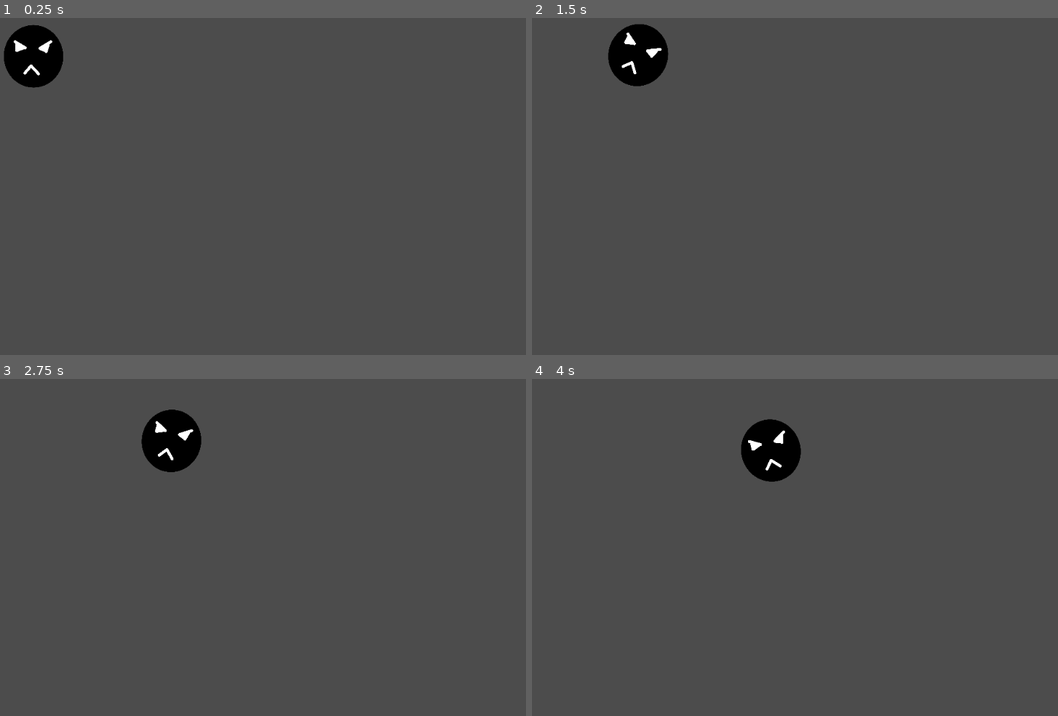
Above: before the commit, frames 1-4 (two rows, left to right).
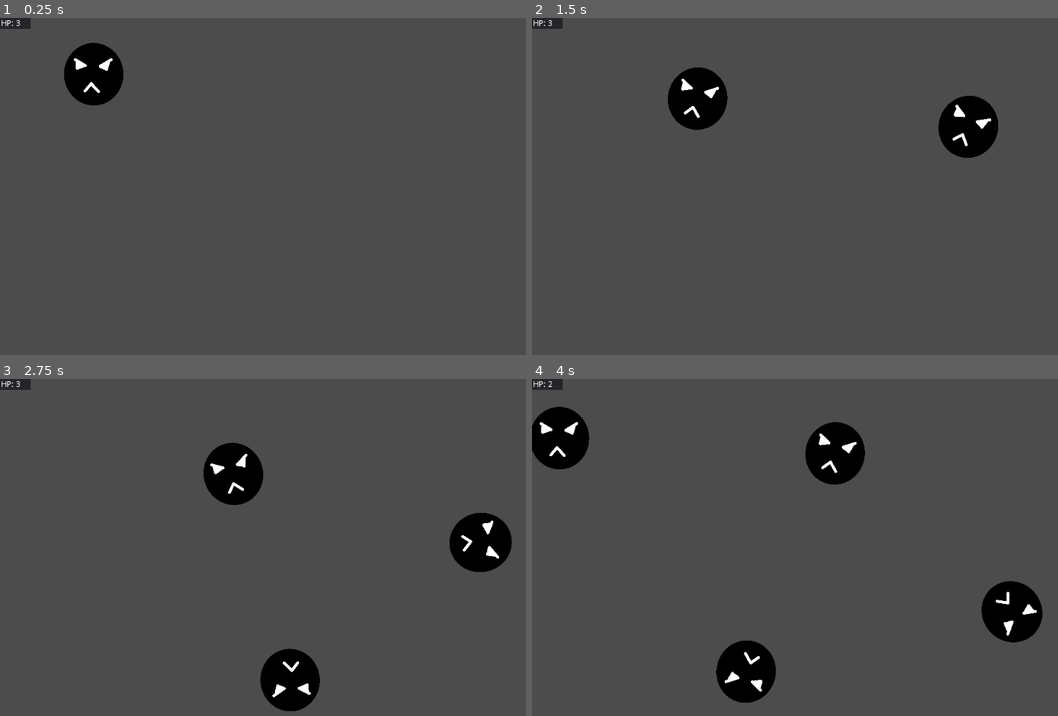
Above: after the commit, the same moments.

Repository: Paspartout/GWJ32
Game: Godot game, scene res://Scenes/World.tscn
Two runs of this game, one before a commit and one after it. Both use one fixed random seed, a clock stepped at 60 frames per second and the inputs below.
Inputs:
- Up to frame 1 (0.25 s): no input
- Up to frame 2 (1.5 s): no input
- Up to frame 3 (2.75 s): no input
- Up to frame 4 (4 s): no input

The runs differ from the first frame. In frame 1, 3.5% of the frame differs, in the area x 0-24%, y 0-26%; in frame 2, 5.1%; in frame 3, 6.8%; in frame 4, 8.4%, in the area x 0-98%, y 0-97%.
Error before the commit: Parse Error: Can't preload resource at path: res://CharFollower.tscn (res://Scripts/PathSpawner.gd:6)

Commit message:
Add DamageArea and cleaned up some stuff

Diff:
--- /dev/null
+++ b/Game.gd
@@ -0,0 +1,17 @@
+extends Node2D
+
+var health: int = 3
+
+onready var hp_label = $HUD/Panel/HP
+
+func update_hp():
+	hp_label.text = "HP: %d" % health
+
+func _ready():
+	update_hp()
+
+func _on_DamageArea_area_entered(area):
+	print(area.get_parent())
+	area.get_parent().queue_free()
+	health -= 1
+	update_hp()
--- a/Scenes/CharFollower.tscn
+++ b/Scenes/CharFollower.tscn
@@ -12,7 +12,7 @@
 rotation = -0.0439275
 cubic_interp = false
 script = ExtResource( 1 )
-runSpeed = 100
+runSpeed = 500
 
 [node name="Sprite" type="Sprite" parent="."]
 position = Vector2( -0.0608482, -0.0442047 )
@@ -25,6 +25,7 @@
 texture = ExtResource( 2 )
 
 [node name="Area2D" type="Area2D" parent="."]
+collision_mask = 0
 script = ExtResource( 3 )
 
 [node name="CollisionShape2D" type="CollisionShape2D" parent="Area2D"]
--- a/Scenes/World.tscn
+++ b/Scenes/World.tscn
@@ -1,23 +1,64 @@
-[gd_scene load_steps=4 format=2]
+[gd_scene load_steps=6 format=2]
 
-[ext_resource path="res://Scenes/CharFollower.tscn" type="PackedScene" id=1]
-[ext_resource path="res://Scripts/PathSpawner.gd" type="Script" id=2]
+[ext_resource path="res://Scripts/PathSpawner.gd" type="Script" id=1]
+[ext_resource path="res://Game.gd" type="Script" id=2]
+[ext_resource path="res://Scenes/CharFollower.tscn" type="PackedScene" id=3]
 
 [sub_resource type="Curve2D" id=1]
 _data = {
-"points": PoolVector2Array( 0, 0, 0, 0, 41.7462, 75.8415, 0, 0, 0, 0, 178.092, 69.8483, 0, 0, 0, 0, 275.482, 111.801, 0, 0, 0, 0, 410.33, 137.272, 0, 0, 0, 0, 519.706, 101.313, 0, 0, 0, 0, 671.035, 131.279, 0, 0, 0, 0, 817.869, 183.72, 0, 0, 0, 0, 852.33, 351.53, 0, 0, 0, 0, 727.971, 462.405, 0, 0, 0, 0, 467.266, 490.873, 0, 0, 0, 0, 270.987, 451.917, 0, 0, 0, 0, 128.648, 442.927, 0, 0, 0, 0, 55.231, 453.415 )
+"points": PoolVector2Array( 0, 0, 0, 0, 41.7462, 75.8415, 0, 0, 0, 0, 132.206, 71.746, 0, 0, 0, 0, 178.092, 69.8483, 0, 0, 0, 0, 275.482, 111.801, 0, 0, 0, 0, 410.33, 137.272, 0, 0, 0, 0, 519.706, 101.313, 0, 0, 0, 0, 671.035, 131.279, 0, 0, 0, 0, 817.869, 183.72, 0, 0, 0, 0, 852.33, 351.53, 0, 0, 0, 0, 727.971, 462.405, 0, 0, 0, 0, 467.266, 490.873, 0, 0, 0, 0, 270.987, 451.917, 0, 0, 0, 0, 209.032, 440.091, 0, 0, 0, 0, 22.5638, 452.69 )
 }
 
-[node name="World" type="Node2D"]
+[sub_resource type="RectangleShape2D" id=2]
+extents = Vector2( 43.2595, 106.192 )
 
-[node name="Path2D" type="Path2D" parent="."]
-curve = SubResource( 1 )
+[node name="Game" type="Node2D"]
 script = ExtResource( 2 )
 
-[node name="Timer" type="Timer" parent="Path2D"]
-wait_time = 5.0
+[node name="HUD" type="CanvasLayer" parent="."]
+
+[node name="Panel" type="Panel" parent="HUD"]
+margin_right = 54.0
+margin_bottom = 19.0
+__meta__ = {
+"_edit_use_anchors_": false
+}
+
+[node name="HP" type="Label" parent="HUD/Panel"]
+anchor_left = 0.5
+anchor_top = 0.5
+anchor_right = 0.5
+anchor_bottom = 0.5
+margin_left = -25.0
+margin_top = -7.0
+margin_right = 25.0
+margin_bottom = 7.0
+text = "HP: 123"
+
+[node name="World" type="Node2D" parent="."]
+position = Vector2( 6, 36 )
+
+[node name="EnemyPath" type="Path2D" parent="World"]
+curve = SubResource( 1 )
+script = ExtResource( 1 )
+
+[node name="Timer" type="Timer" parent="World/EnemyPath"]
 autostart = true
 
-[node name="CharFollower" parent="Path2D" instance=ExtResource( 1 )]
+[node name="CharFollower" parent="World/EnemyPath" instance=ExtResource( 3 )]
+rotation = -0.0452428
 loop = false
-[connection signal="timeout" from="Path2D/Timer" to="Path2D" method="_on_Timer_timeout"]
+
+[node name="DamageArea" type="Area2D" parent="World"]
+monitorable = false
+collision_layer = 0
+
+[node name="CollisionShape2D" type="CollisionShape2D" parent="World/DamageArea"]
+position = Vector2( 37.6174, 441.803 )
+shape = SubResource( 2 )
+
+[node name="Tower" type="Node2D" parent="."]
+
+[node name="Sprite" type="Sprite" parent="Tower"]
+[connection signal="timeout" from="World/EnemyPath/Timer" to="World/EnemyPath" method="_on_Timer_timeout"]
+[connection signal="area_entered" from="World/DamageArea" to="." method="_on_DamageArea_area_entered"]
--- a/Scripts/CharFollower.gd
+++ b/Scripts/CharFollower.gd
@@ -1,6 +1,6 @@
 extends PathFollow2D
 
-export var runSpeed = 30
+export var runSpeed = 200
 
 func _process(delta):
 	set_offset(get_offset() + runSpeed * delta)
--- a/Scripts/PathSpawner.gd
+++ b/Scripts/PathSpawner.gd
@@ -3,9 +3,7 @@
 var timer = 0
 export var spawnTime = 5
 
-var follower = preload("res://CharFollower.tscn")
-
-
+var follower = preload("res://Scenes/CharFollower.tscn")
 
 func _on_Timer_timeout() -> void:
 		var newFollower = follower.instance()
--- a/project.godot
+++ b/project.godot
@@ -19,6 +19,12 @@
 run/main_scene="res://Scenes/World.tscn"
 config/icon="res://icon.png"
 
+[layer_names]
+
+2d_physics/layer_1="enemies"
+2d_physics/layer_2="bullets"
+2d_physics/layer_3="player"
+
 [rendering]
 
 environment/default_environment="res://default_env.tres"
